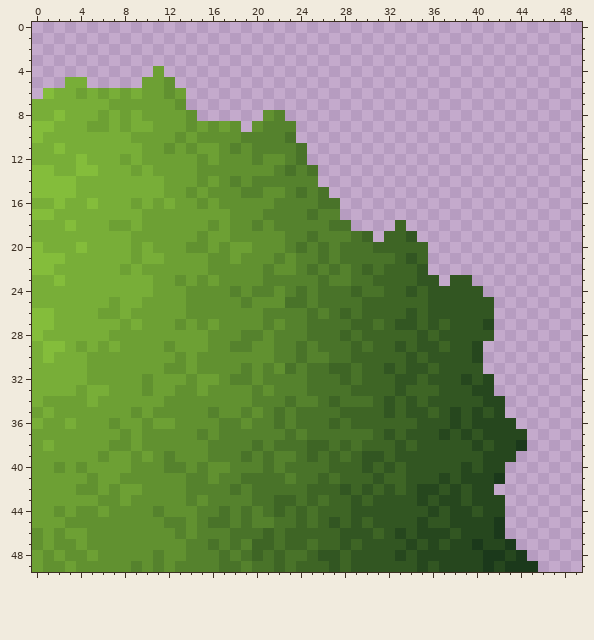
Pixel-art sprite, stored at resources/sprites/tiles/obstacles/yellowTree/tr.png. Above is the file before it was changed.
The file is 50x50 pixels.
And afterwards:
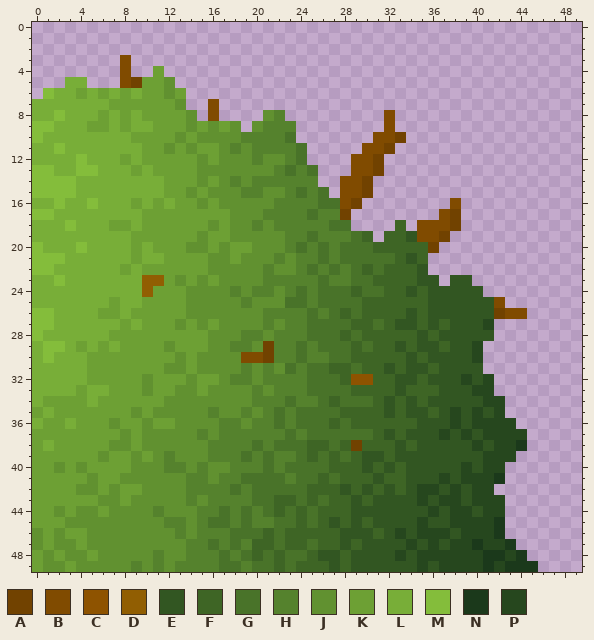
Palette (. is transparent): A #714200  B #804b00  C #8e5300  D #915e02  E #325622  F #3e6525  G #497329  H #55822d  J #619130  K #6da034  L #78ae38  M #84bd3b  N #1b391b  P #26471e
The exact change:
Colour A is added in row 5 at x 9; in row 10 at x 33; in row 11 at x 32; in rows 12 to 13 at x 31; in rows 14 to 15 at x 30; in row 16 at x 29.
Colour A is added in row 17 at x 28 and 38; in row 18 at x 38; in row 19 at x 37; in row 20 at x 36; in row 26 at x 42.
Colour A replaces colour G in row 38 at x 29.
Colour A replaces colour J in rows 29 to 30 at x 21.
Colour B is added in rows 3 to 5 at x 8; in row 7 at x 16; in row 8 at x 16 and 32; in row 9 at x 32; in row 10 at x 31 to 32; in row 11 at x 30 to 31.
Colour B is added in rows 12 to 13 at x 29 to 30; in rows 14 to 15 at x 28 to 29; in row 16 at x 28 and 38; in row 17 at x 37; in row 18 at x 35 to 37; in row 19 at x 35 to 36.
Colour B is added in row 25 at x 42; in row 26 at x 43 to 44.
Colour B replaces colour J in row 30 at x 19 to 20.
Colour C replaces colour F in row 32 at x 30.
Colour C replaces colour G in row 32 at x 29.
Colour D replaces colour K in row 23 at x 11.
Colour D replaces colour L in rows 23 to 24 at x 10.
Pixel boxes of the changes (left, top, right, bottom) in both pictures:
added: (120, 55, 142, 88)
added: (208, 99, 219, 121)
added: (340, 110, 461, 253)
changed: (142, 275, 164, 297)
added: (494, 297, 527, 319)
changed: (241, 341, 274, 363)
changed: (351, 374, 373, 385)
changed: (351, 440, 362, 451)
